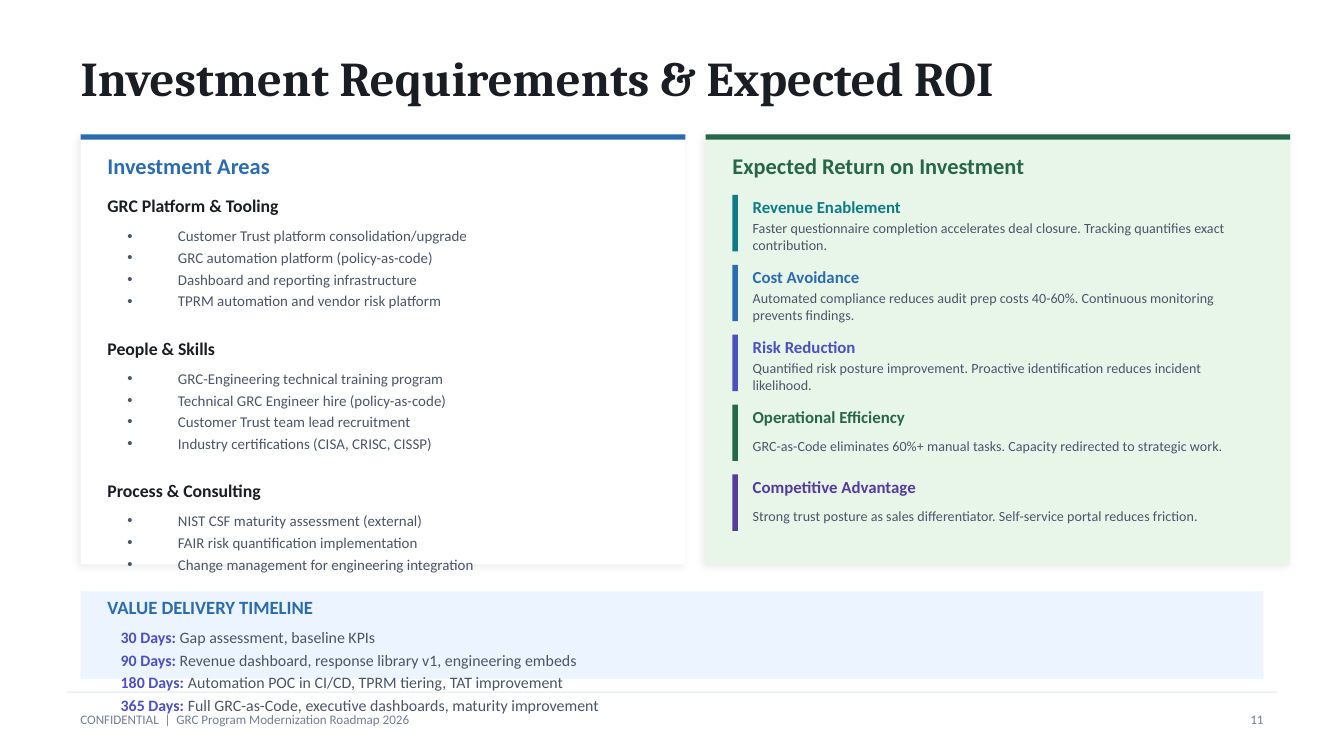
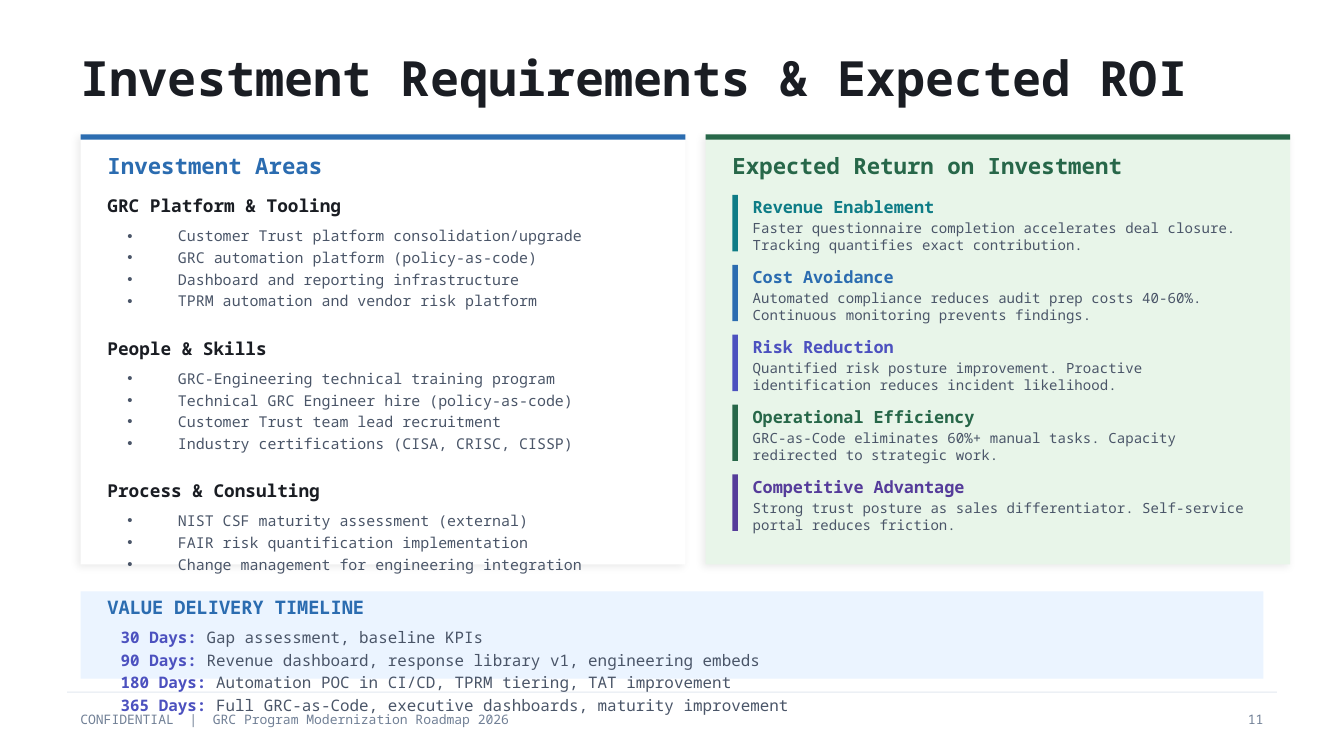
Before and after one commit to grcwarlock/blog, a slide deck: slide 11 of GRC_Roadmap_2026.pptx. Drawn at 1344x756 pixels with LibreOffice and Linux fonts; fonts in the diff are those of the drawing. Boxes give left, top, right and bottom in pixels: in the first picture for what was removed or moved away, otherwise in the second. Text is boxed around its words. In the diff, an @@ line names an element or a change of style, - is before the commit and + after.

```diff
--- a/GRC_Roadmap_2026.pptx
+++ b/GRC_Roadmap_2026.pptx
@@ text "Investment Requirements & Expected ROI" at <box>81,58,1187,108</box>: font Cambria to Noto Sans Mono @@
@@ font Calibri to Noto Sans Mono in 22 elements at <box>80,711,509,727</box>, <box>1248,714,1264,724</box>, <box>107,158,322,175</box>, <box>107,198,341,217</box>, <box>178,229,581,310</box>, <box>107,341,267,360</box>, <box>178,372,573,453</box>, <box>107,483,320,502</box>, <box>178,514,582,574</box>, <box>732,157,1122,179</box>, <box>753,200,934,213</box>, <box>753,222,1236,254</box>, <box>753,270,894,283</box>, <box>753,292,1201,324</box>, <box>753,340,894,353</box>, <box>753,362,1142,390</box>, <box>753,410,975,427</box>, <box>753,432,1176,464</box>, <box>753,480,965,497</box>, <box>753,502,1244,534</box>, <box>107,600,364,614</box>, <box>121,631,789,717</box> @@
```
Also in this commit, not shown: 12 other slides changed, 1 other file.
